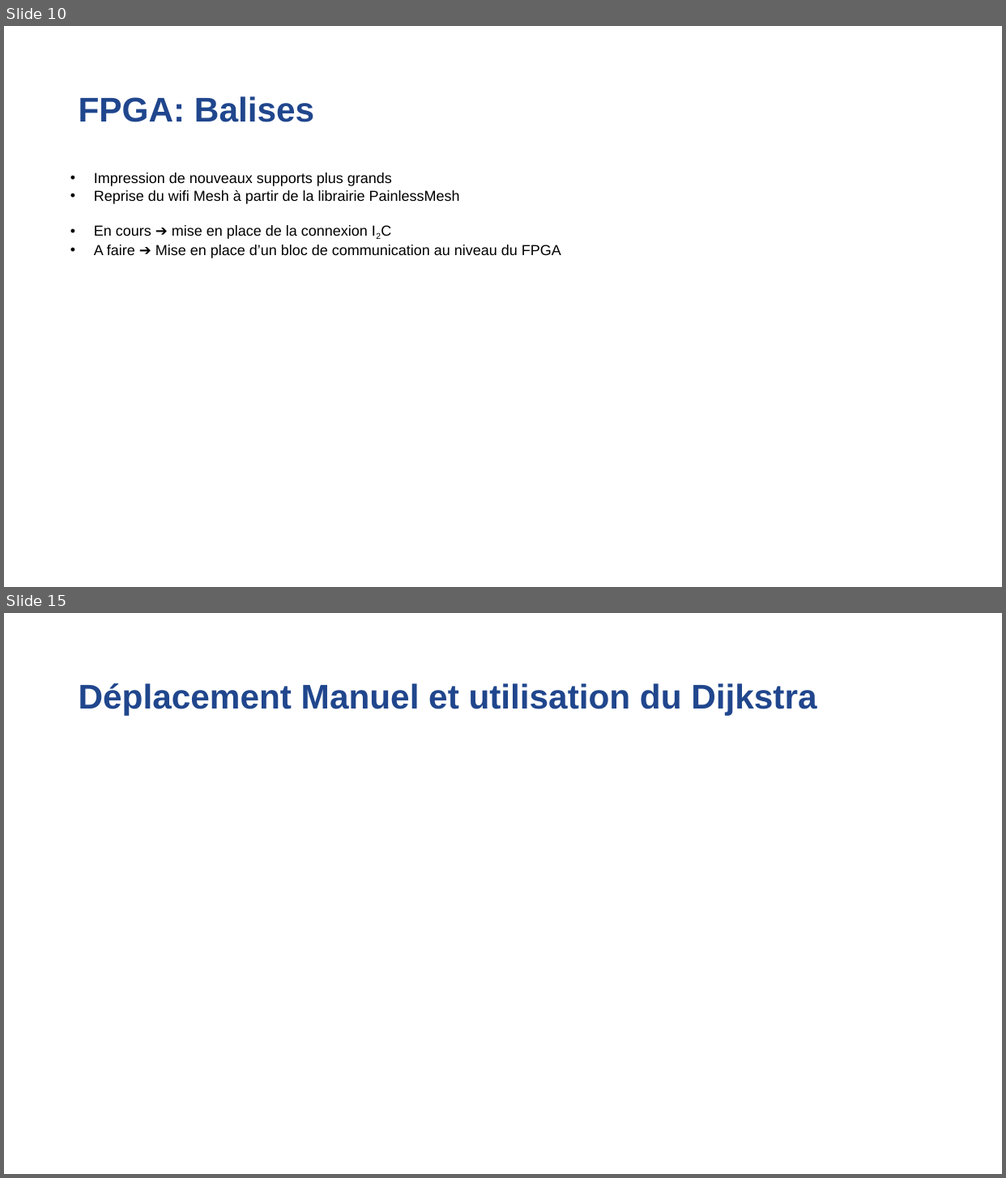
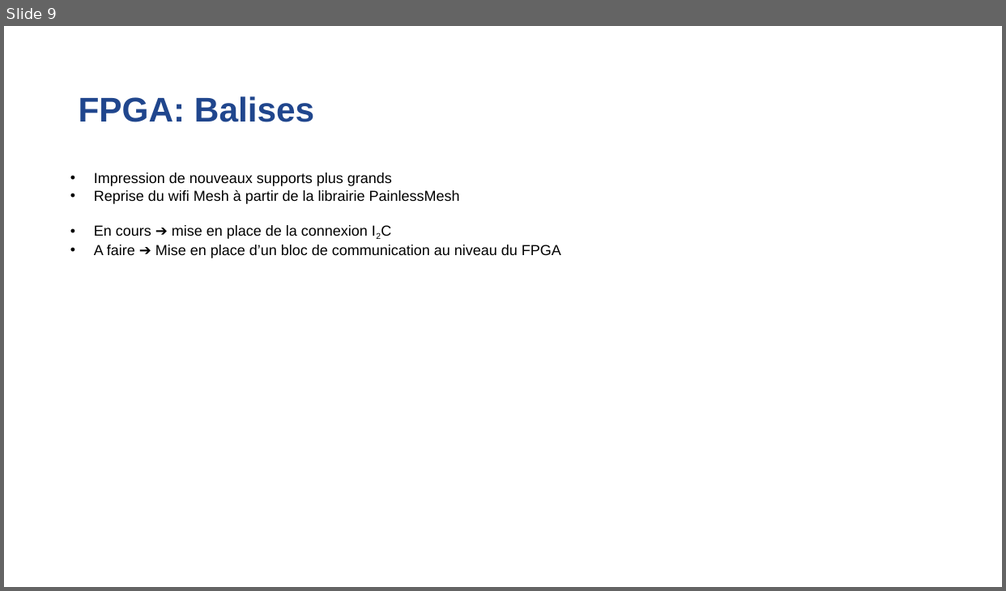
Before and after one commit to Laffargue-ElsysDesign/Robot_Surveillance_V3, a slide deck: GestionDeProjet/Reunions/Reunion_06_07_2022/Reunion_avancement_06_07_22.pptx. Shown one above the other, each under a label of ours: slides 10 and 15 before the commit, slide 9 after it; the slides between them are not shown. The pictures are 1006x1178 and 1006x591 pixels, drawn with LibreOffice and Linux fonts; fonts in the diff are those of the drawing; background and template pictures are left out. Boxes give left, top, right and bottom in pixels: in the first picture for what was removed or moved away, otherwise in the second. Text is boxed around its words. In the diff, an @@ line names an element or a change of style, - is before the commit and + after.

```diff
--- a/GestionDeProjet/Reunions/Reunion_06_07_2022/Reunion_avancement_06_07_22.pptx
+++ b/GestionDeProjet/Reunions/Reunion_06_07_2022/Reunion_avancement_06_07_22.pptx
@@ slide 15 removed at [4,613,1002,1174], background #FFFFFF @@
@@ title removed at [79,683,816,715] @@
-Déplacement Manuel et utilisation du Dijkstra
@@ what was slide 10 is now slide 9 @@
```
Also in this commit, not shown: 1 slide added, 5 other slides removed.
